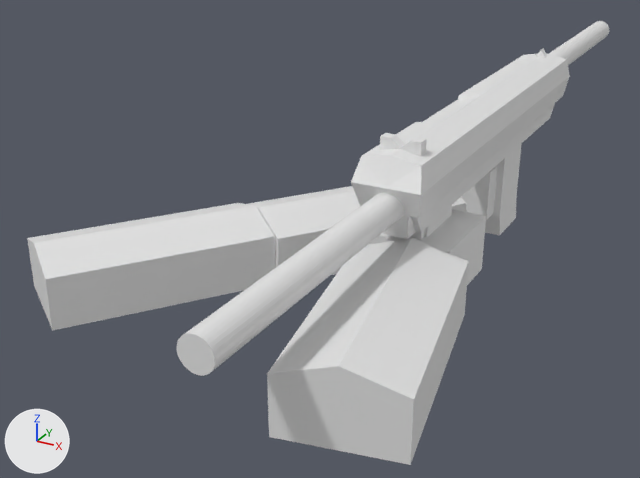
What one commit did to the COLLADA model Waypoints/rifle.dae.
Camera for both pictures: a 50 mm lens placed at (2.04, -5.37, 2.09), pointed at (-1.14, 0.41, -0.8). Every picture has the same lights, and +X, +Y and +Z are marked at lower left. Where no turn or scale is listed for an object, it has been applied to the vertices.
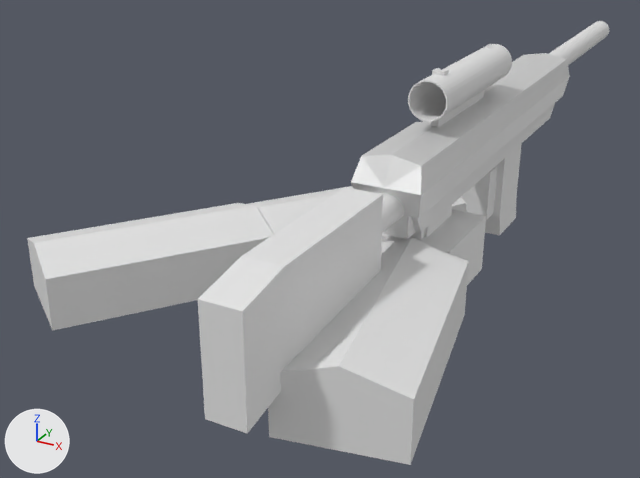
The change, as JSON lines over the scene's bpy script:
```json
{"op": "add", "block": "mat_material_001", "code": ["mat_material_001 = principled_material('Material.001')", "mat_material_001.base_color = (0.8, 0.8, 0.8)  # white #e7e7e7", "mat_material_001.metallic = 0.5"]}
{"block": "me_cube_006", "where": "me_cube_006.from_pydata(...)  # 40 vertices, 76 faces; spans x -0.22..0.23, y -1.72..1.64, z -0.18..0.18"}
{"block": "me_cube_006", "where": "# used by ob_cube_006; location = (0.0, 0.846, 0.263)"}
{"block": "me_cube_006", "where": "# before: 9 (-0.18, -0.05, 0.13) at pixel (457, 99), 21 (-0.18, -0.05, 0.04), 28 (-0.03, -0.05, 0.16) at pixel (477, 97), 34 (-0.19, 0.0, 0.15) at pixel (458, 95), 35 (-0.22, 0.0, 0.0)"}
{"block": "me_cube_006", "where": "# before: 38 (0.0, 0.0, 0.18) at pixel (483, 93)"}
{"block": "me_cube_006", "change": "me_cube_006 part 1"}
{"op": "add", "block": "me_cube_006", "code": "for i in [9, 21, 28, 34, 35, 38]: me_cube_006.vertices[i].co += Vector((0.0, -0.33, 0.0))"}
{"op": "add", "block": "me_cube_006", "code": "me_cube_006.materials.append(mat_material_001)  # white #e7e7e7"}
{"op": "add", "block": "me_cylinder_002", "code": ["me_cylinder_002 = bpy.data.meshes.new('Cylinder.002')", "me_cylinder_002.from_pydata(...)  # 224 vertices, 448 faces; spans x -0.132..0.132, y -0.702..0.598, z -0.132..0.132"]}
{"op": "add", "block": "me_cube_014", "code": ["me_cube_014 = bpy.data.meshes.new('Cube.014')", "me_cube_014.from_pydata(...)  # 16 vertices, 28 faces; spans x -0.119..0.119, y -0.71..0.71, z -0.384..0.318"]}
{"op": "add", "block": "me_cube_016", "code": ["me_cube_016 = bpy.data.meshes.new('Cube.016')", "me_cube_016.from_pydata(...)  # 12 vertices, 20 faces; spans x -0.026..0.026, y -0.845..0.04, z -0.455..-0.171"]}
{"op": "set", "path": "ob_cylinder_001.location", "old": "(0.006, -1.492, 0.129)", "new": "(0.006, -1.144, 0.129)"}
{"op": "set", "path": "ob_cube_008.location", "old": "(0.0, -0.621, 0.453)", "new": "(-0.001, -0.061, 0.788)"}
{"op": "set", "path": "ob_cube_008.scale", "old": "(0.134, 0.0393, 0.0525)", "new": "(0.0402, 0.0401, 0.0153)"}
{"op": "set", "path": "ob_cube_007.location", "old": "(0.0, 2.351, 0.453)", "new": "(-0.001, 0.872, 0.788)"}
{"op": "set", "path": "ob_cube_007.scale", "old": "(0.0469, 0.0393, 0.0525)", "new": "(0.0261, 0.0401, 0.0153)"}
{"op": "add", "block": "ob_cylinder_002", "code": ["ob_cylinder_002 = bpy.data.objects.new('Cylinder.002', me_cylinder_002)", "ob_cylinder_002.location = (0.007, 0.424, 0.649)"]}
{"op": "add", "block": "ob_cube_013", "code": ["ob_cube_013 = bpy.data.objects.new('Cube.013', me_cube_014)", "ob_cube_013.location = (0.0, -1.858, 0.02)"]}
{"op": "add", "block": "ob_cube_015", "code": ["ob_cube_015 = bpy.data.objects.new('Cube.015', me_cube_016)", "ob_cube_015.location = (-0.001, 0.731, 0.698)"]}
```

What differs and where, as boxes [x1, y1, x2, y2] in the pictures (640 x 478 px; the box of a moved part takes in the faces that stretch with it):
```json
{"object": "Cube.013", "change": "added", "after": [198, 187, 383, 433]}
{"object": "Cylinder.001", "change": "moved", "before": [177, 193, 404, 376], "after": [379, 193, 404, 233]}
{"object": "Cylinder.002", "change": "added", "after": [408, 44, 512, 122]}
{"object": "Cube.008", "change": "moved, rescaled", "before": [380, 133, 426, 156], "after": [432, 68, 449, 76]}
{"object": "Cube.015", "change": "added", "after": [431, 90, 484, 127]}
{"object": "Cube.007", "change": "moved, rescaled", "before": [536, 48, 547, 58], "after": [483, 43, 494, 49]}
{"part": 1, "of": "me_cube_006", "change": "moved or reshaped", "before": [423, 54, 542, 130], "after": [423, 53, 545, 130]}
```
